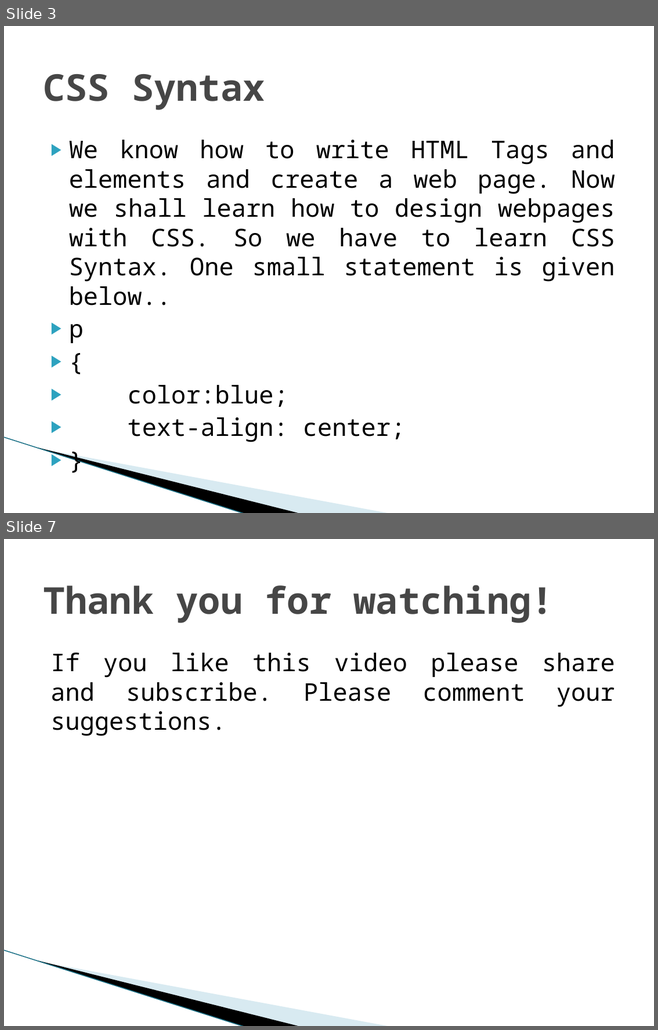
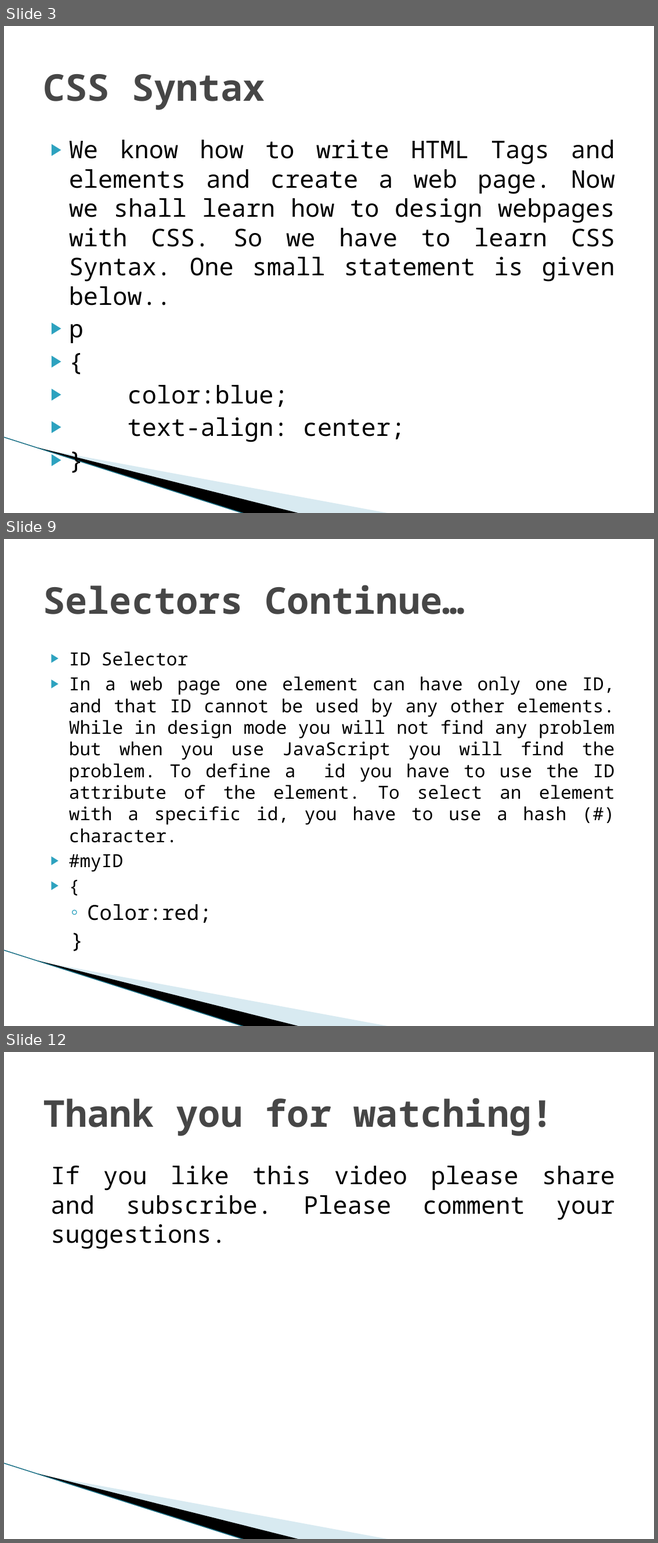
Before and after one commit to biswajitpoddar/youtubeDocuments, a slide deck: CSS PowerPoints/CSS Syntax.pptx. Shown one above the other, each under a label of ours: slides 3 and 7 before the commit, slides 3, 9 and 12 after it; the slides between them are not shown. The pictures are 658x1030 and 658x1543 pixels, drawn with LibreOffice and Linux fonts; fonts in the diff are those of the drawing; background and template pictures are left out. Boxes give left, top, right and bottom in pixels: in the first picture for what was removed or moved away, otherwise in the second. Text is boxed around its words. In the diff, an @@ line names an element or a change of style, - is before the commit and + after.

```diff
--- a/CSS PowerPoints/CSS Syntax.pptx
+++ b/CSS PowerPoints/CSS Syntax.pptx
@@ slide 9 added at (4, 539, 654, 1026), background #FFFFFF; not listed: 3 template elements that a slide beside it also shows @@
@@ title added at (43, 585, 465, 614), 41 pt, text #464646, bold @@
+Selectors Continue…
@@ text added at (69, 652, 615, 923), 20 pt, text #000000 @@
+▶ ID Selector
+▶ In a web page one element can have only one ID, and that ID cannot be used by any other elements. While in design mode you will not find any problem but when you use JavaScript you will find the problem. To define a id you have to use the ID attribute of the element. To select an element with a specific id, you have to use a hash (#) character.
+▶ #myID
+▶ {
+  ◦ Color:red;
+  }
@@ what was slide 7 is now slide 12 @@
```
Also in this commit, not shown: 2 slides changed, 5 other slides added, 1 slide removed.
